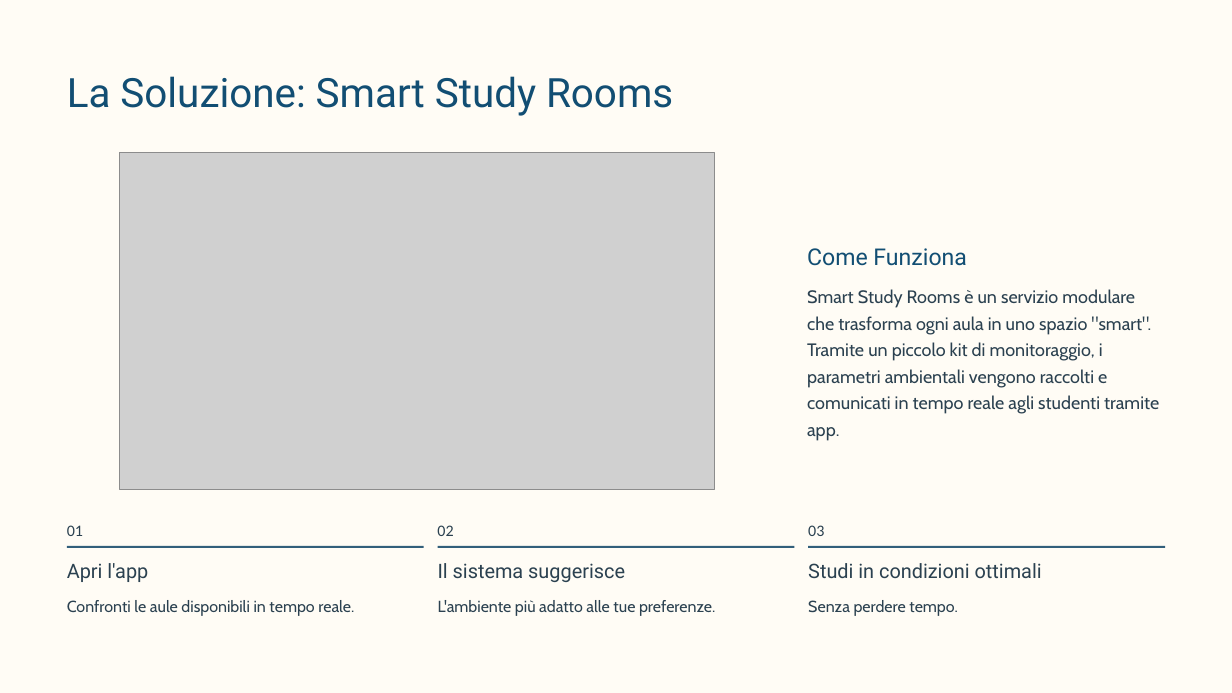
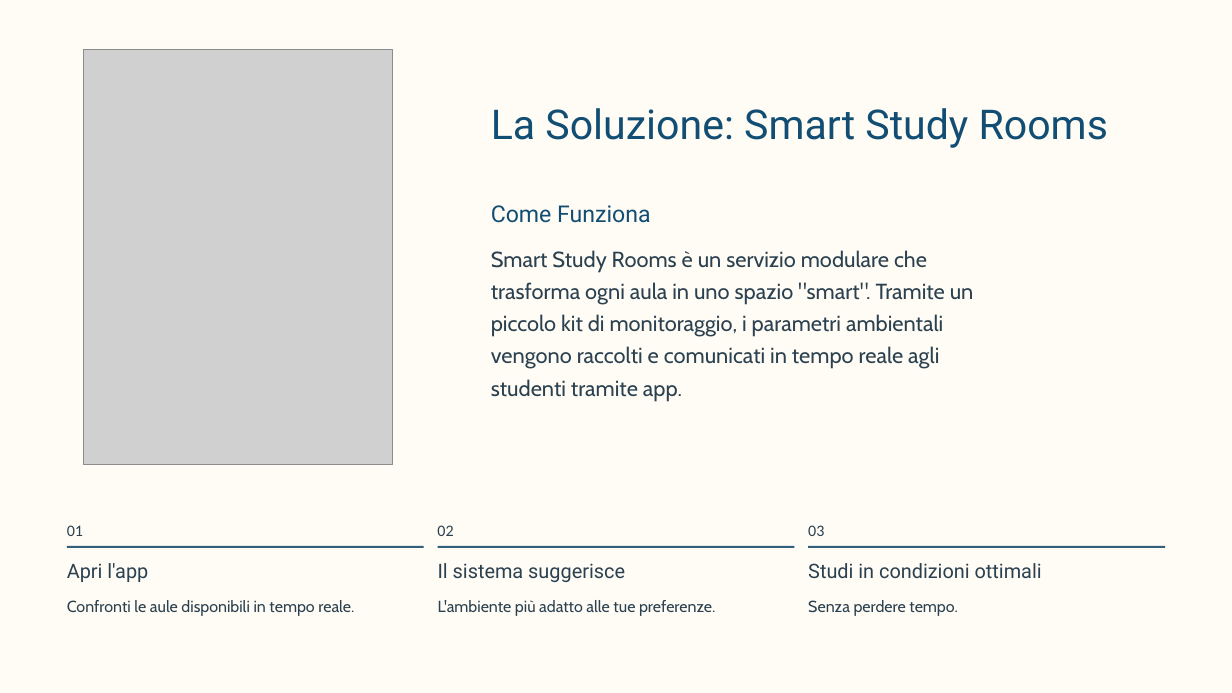
Before and after one commit to leolevro00/Smart-Study-Rooms, a slide deck: slide 3 of presentation/Smart-Study-Rooms.pptx. Drawn at 1232x693 pixels with LibreOffice and Linux fonts; fonts in the diff are those of the drawing; grey boxes stand for pictures; background and template pictures are left out. Boxes give left, top, right and bottom in pixels: in the first picture for what was removed or moved away, otherwise in the second. Text is boxed around its words. In the diff, an @@ line names an element or a change of style, - is before the commit and + after.

```diff
--- a/presentation/Smart-Study-Rooms.pptx
+++ b/presentation/Smart-Study-Rooms.pptx
@@ picture added at (84, 50, 393, 465) @@
@@ text "La Soluzione: Smart Study Rooms": place and size @@
-text "La Soluzione: Smart Study Rooms" at (67, 76, 673, 116)
+text "La Soluzione: Smart Study Rooms" at (491, 108, 1108, 148)
@@ text "La Soluzione: Smart Study Rooms" at (491, 108, 1108, 148): size 31.5 to 32 pt @@
@@ picture removed at (119, 152, 714, 490) @@
@@ text "Come Funziona": place and size @@
-text "Come Funziona" at (807, 248, 967, 266)
+text "Come Funziona" at (491, 205, 651, 223)
@@ text "Smart Study Rooms è un ...": place and size @@
-text "Smart Study Rooms è un ..." at (807, 289, 1159, 414)
+text "Smart Study Rooms è un ..." at (491, 250, 974, 402)
@@ text "Smart Study Rooms è un ..." at (491, 250, 974, 402): size 14 to 17 pt @@
```
Also in this commit, not shown: 5 other slides changed.
